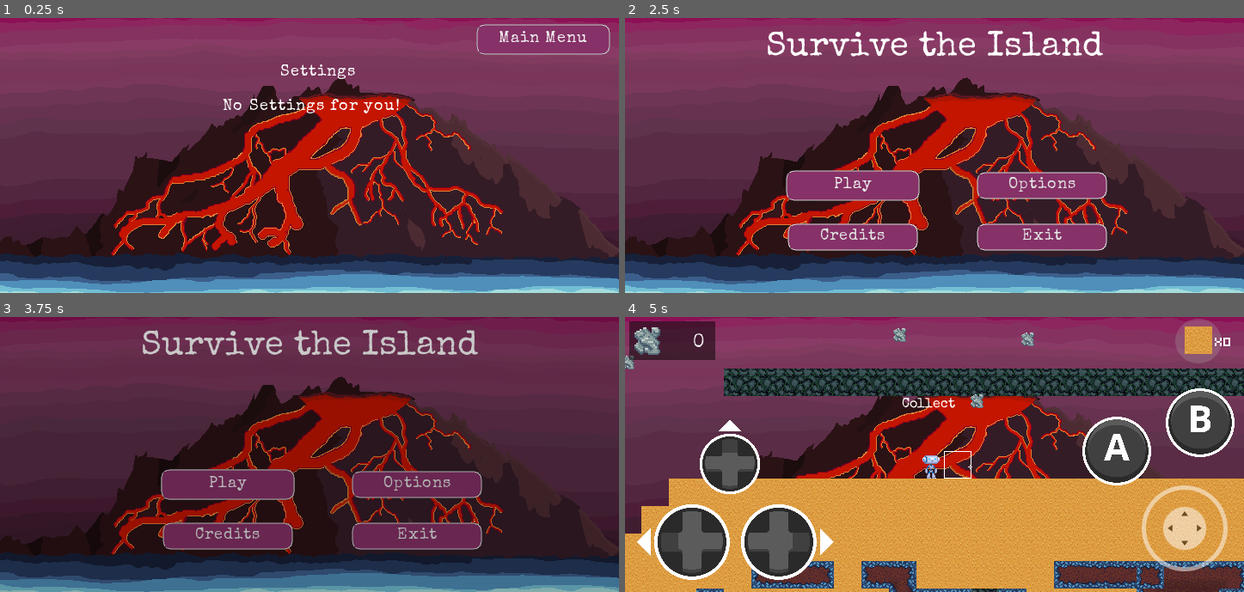
Above: before the commit, frames 1-4 (two rows, left to right).
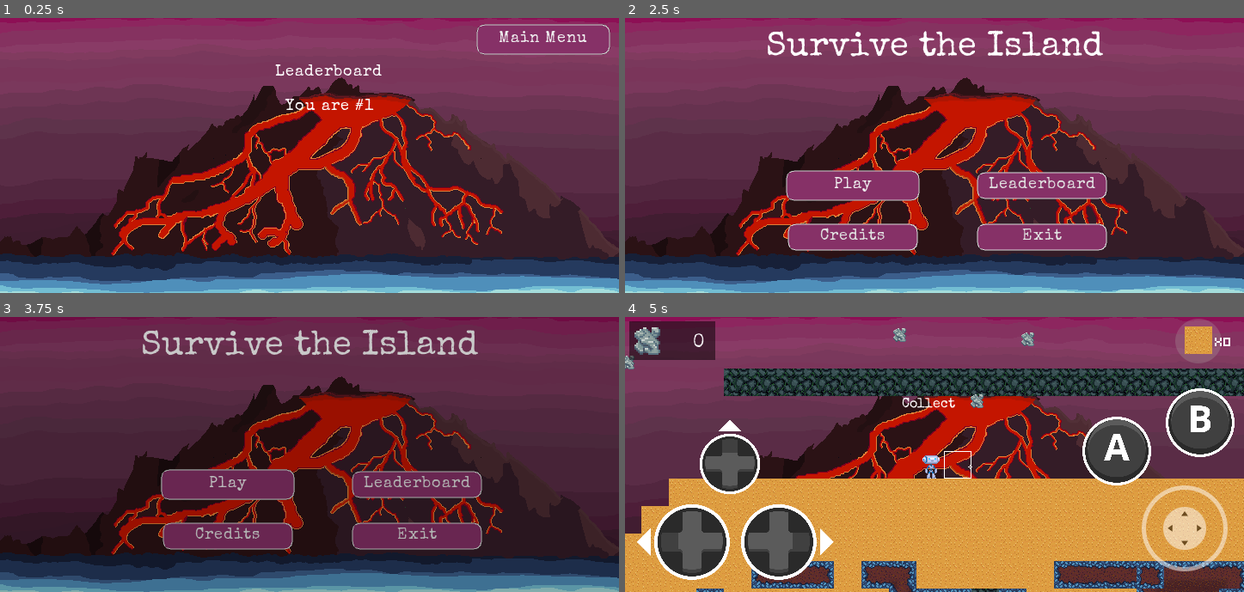
Above: after the commit, the same moments.

Repository: HaywardMorihara/SurviveTheIsland
Game: Godot game, scene res://src/UserInterface/Settings.tscn
The game is run twice, just before and just after one commit, with the same random seed, the same clock (stepped at 60 frames per second) and the same inputs. This scene is started directly instead of the project's main scene. Sound files missing from this copy of the repository are replaced by a short silence.
Inputs (mouse positions are in pixels of both pictures, inside the frame that each line leads up to):
- Up to frame 1 (0.25 s): no input
- Up to frame 2 (2.5 s): move the mouse to (1070, 141) at 0.52 s; hold D (move_right) 0.53-1.25 s; tap Mouse wheel down (cycle_block_type_down) at 0.6 s; click (1070, 141) at 0.67 s; tap W (jump) at 0.77 s; tap Mouse wheel up (cycle_block_type_up) at 0.8 s; click "Main Menu" at 1.25 s; drag from (810, 169) to (903, 210) at 2.02 s
- Up to frame 3 (3.75 s): click "Options" (after the commit: "Leaderboard") at 2.75 s; click "Play" at 3.5 s
- Up to frame 4 (5 s): click "Play" at 4.25 s

The runs differ from the first frame. In frame 1, 0.9% of the frame differs, in the area x 36-65%, y 16-35%; in frame 2, 0.3%; in frame 3, 0.3%; in frame 4, nothing differs.

Commit message:
Bugz, SFX, and Options->Leaderboard Menu

Diff:
--- a/src/Actors/Player.gd
+++ b/src/Actors/Player.gd
@@ -93,8 +93,10 @@
 
 	if Input.is_action_just_released("cycle_block_type_down"):
 		block_placer.cycle_block_type_down()
+		$CycleBlock.play()
 	if Input.is_action_just_released("cycle_block_type_up"):
 		block_placer.cycle_block_type_up()
+		$CycleBlock.play()
 	if Input.is_action_just_released("cycle_block_type_up") or Input.is_action_just_released("cycle_block_type_down"):
 		$UI.update_block_count(block_placer.current_block_type, block_placer.get_current_block_count())
 		$UI.update_block_type(block_placer.current_block_type)
@@ -110,6 +112,7 @@
 		is_shooting = block_placer.remove()
 		if is_shooting:
 			$UI/ControlsTutorial.has_picked_up_block = true
+			$BlockPickup.play()
 		$UI.update_block_count(block_placer.current_block_type, block_placer.get_current_block_count())
 
 	var animation = get_new_animation(is_shooting)
--- a/src/Actors/Player.tscn
+++ b/src/Actors/Player.tscn
@@ -1,9 +1,9 @@
-[gd_scene load_steps=67 format=2]
+[gd_scene load_steps=69 format=2]
 
 [ext_resource path="res://src/Actors/Player.gd" type="Script" id=1]
 [ext_resource path="res://assets/art/player/robot_demo.png" type="Texture" id=2]
 [ext_resource path="res://assets/audio/sfx/jump.wav" type="AudioStream" id=3]
-[ext_resource path="res://assets/audio/sfx/shoot.wav" type="AudioStream" id=4]
+[ext_resource path="res://assets/audio/sfx/BlockPlace.wav" type="AudioStream" id=4]
 [ext_resource path="res://assets/art/ui/button_xbox_dpad_light_2.png" type="Texture" id=5]
 [ext_resource path="res://assets/art/ui/button_xbox_dpad_light_4.png" type="Texture" id=6]
 [ext_resource path="res://src/Actors/Camera.gd" type="Script" id=7]
@@ -29,6 +29,8 @@
 [ext_resource path="res://addons/virutal_joystick/joystick/virtual_joystick.tscn" type="PackedScene" id=27]
 [ext_resource path="res://assets/art/coin/scrap_metal.png" type="Texture" id=28]
 [ext_resource path="res://assets/theme/fonts/SpecialElite-Regular.ttf" type="DynamicFontData" id=29]
+[ext_resource path="res://assets/audio/sfx/ItemSwitch.wav" type="AudioStream" id=30]
+[ext_resource path="res://assets/audio/sfx/BlockPickup.mp3" type="AudioStream" id=31]
 
 [sub_resource type="RectangleShape2D" id=1]
 extents = Vector2( 15, 15 )
@@ -346,6 +348,7 @@
 [node name="Shoot" type="AudioStreamPlayer2D" parent="BlockPlacement"]
 position = Vector2( -30.6589, -6.13176 )
 stream = ExtResource( 4 )
+volume_db = 20.0
 
 [node name="Cooldown" type="Timer" parent="BlockPlacement"]
 process_mode = 0
@@ -364,7 +367,7 @@
 texture = ExtResource( 2 )
 hframes = 16
 vframes = 2
-frame = 16
+frame = 22
 
 [node name="MouseAimer" type="Node2D" parent="."]
 position = Vector2( 0, -14 )
@@ -538,17 +541,18 @@
 [node name="JumpKey" type="AnimatedSprite" parent="UI/ControlsTutorial/MovementKeys"]
 position = Vector2( 358, 73 )
 frames = SubResource( 14 )
+frame = 1
 playing = true
 
 [node name="LeftMoveKey" type="AnimatedSprite" parent="UI/ControlsTutorial/MovementKeys"]
 position = Vector2( 324, 101 )
 frames = SubResource( 20 )
-frame = 1
 playing = true
 
 [node name="RightMoveKey" type="AnimatedSprite" parent="UI/ControlsTutorial/MovementKeys"]
 position = Vector2( 391, 101 )
 frames = SubResource( 23 )
+frame = 1
 playing = true
 
 [node name="MouseAim" type="Control" parent="UI/ControlsTutorial"]
@@ -589,6 +593,7 @@
 [node name="AnimatedSprite" type="AnimatedSprite" parent="UI/ControlsTutorial/MouseRightClick"]
 position = Vector2( 68, 54 )
 frames = SubResource( 28 )
+frame = 1
 playing = true
 
 [node name="MouseLeftClick" type="Control" parent="UI/ControlsTutorial"]
@@ -609,7 +614,6 @@
 [node name="AnimatedSprite" type="AnimatedSprite" parent="UI/ControlsTutorial/MouseLeftClick"]
 position = Vector2( 43, 45 )
 frames = SubResource( 32 )
-frame = 1
 playing = true
 
 [node name="MouseScroll" type="Control" parent="UI/ControlsTutorial"]
@@ -630,8 +634,14 @@
 [node name="AnimatedSprite" type="AnimatedSprite" parent="UI/ControlsTutorial/MouseScroll"]
 position = Vector2( 331, 79 )
 frames = SubResource( 36 )
-frame = 1
 playing = true
+
+[node name="CycleBlock" type="AudioStreamPlayer" parent="."]
+stream = ExtResource( 30 )
+
+[node name="BlockPickup" type="AudioStreamPlayer" parent="."]
+stream = ExtResource( 31 )
+volume_db = 3.0
 
 [connection signal="block_placed" from="BlockPlacement" to="." method="_on_BlockPlacement_block_placed"]
 [connection signal="timeout" from="UI/CollectShipPartsTutorial/Timer" to="." method="_on_CollectTutorialTimer_timeout"]
--- a/src/Level/Level.tscn
+++ b/src/Level/Level.tscn
@@ -27,6 +27,7 @@
 
 [node name="Music" type="AudioStreamPlayer" parent="."]
 stream = ExtResource( 8 )
+volume_db = -20.0
 autoplay = true
 script = ExtResource( 9 )
 
--- a/src/Objects/Coin.tscn
+++ b/src/Objects/Coin.tscn
@@ -68,7 +68,7 @@
 "times": PoolRealArray( 0 ),
 "transitions": PoolRealArray( 1 ),
 "update": 1,
-"values": [ false ]
+"values": [ true ]
 }
 tracks/5/type = "value"
 tracks/5/path = NodePath("Sprite:position")
@@ -83,65 +83,11 @@
 "values": [ Vector2( 0, 0 ), Vector2( 0, -42 ) ]
 }
 
-[sub_resource type="Animation" id=2]
-length = 1.5
-loop = true
-step = 0.25
-tracks/0/type = "value"
-tracks/0/path = NodePath("Sprite:frame")
-tracks/0/interp = 1
-tracks/0/loop_wrap = true
-tracks/0/imported = false
-tracks/0/enabled = true
-tracks/0/keys = {
-"times": PoolRealArray( 0, 0.25, 0.5, 0.75, 1, 1.25, 1.5 ),
-"transitions": PoolRealArray( 1, 1, 1, 1, 1, 1, 1 ),
-"update": 1,
-"values": [ 0, 1, 2, 3, 2, 1, 0 ]
-}
-tracks/1/type = "value"
-tracks/1/path = NodePath("Sprite:position")
-tracks/1/interp = 1
-tracks/1/loop_wrap = true
-tracks/1/imported = false
-tracks/1/enabled = true
-tracks/1/keys = {
-"times": PoolRealArray( 0 ),
-"transitions": PoolRealArray( 1 ),
-"update": 2,
-"values": [ Vector2( 0, 0 ) ]
-}
-tracks/2/type = "value"
-tracks/2/path = NodePath("Sprite:self_modulate")
-tracks/2/interp = 1
-tracks/2/loop_wrap = true
-tracks/2/imported = false
-tracks/2/enabled = true
-tracks/2/keys = {
-"times": PoolRealArray( 0 ),
-"transitions": PoolRealArray( 1 ),
-"update": 2,
-"values": [ Color( 1, 1, 1, 1 ) ]
-}
-tracks/3/type = "value"
-tracks/3/path = NodePath(".:monitoring")
-tracks/3/interp = 1
-tracks/3/loop_wrap = true
-tracks/3/imported = false
-tracks/3/enabled = true
-tracks/3/keys = {
-"times": PoolRealArray( 0 ),
-"transitions": PoolRealArray( 1 ),
-"update": 2,
-"values": [ true ]
-}
-
 [sub_resource type="CircleShape2D" id=3]
 radius = 5.0
 
 [node name="Coin" type="Area2D"]
 collision_layer = 0
-monitoring = false
 monitorable = false
 script = ExtResource( 4 )
 
@@ -149,10 +95,8 @@
 texture = ExtResource( 1 )
 
 [node name="AnimationPlayer" type="AnimationPlayer" parent="."]
-autoplay = "spinning"
 playback_speed = 1.5
 anims/picked = SubResource( 1 )
-anims/spinning = SubResource( 2 )
 
 [node name="CollisionShape2D" type="CollisionShape2D" parent="."]
 shape = SubResource( 3 )
--- a/src/UserInterface/MainMenu.tscn
+++ b/src/UserInterface/MainMenu.tscn
@@ -31,13 +31,13 @@
 margin_top = 180.0
 margin_right = 340.0
 margin_bottom = 210.0
-focus_neighbour_right = NodePath("../Options")
+focus_neighbour_right = NodePath("../Leaderboard")
 focus_neighbour_bottom = NodePath("../Credits")
 theme = ExtResource( 4 )
 action_mode = 0
 text = "Play"
 
-[node name="Options" type="Button" parent="."]
+[node name="Leaderboard" type="Button" parent="."]
 margin_left = 410.0
 margin_top = 180.0
 margin_right = 560.0
@@ -46,7 +46,7 @@
 focus_neighbour_bottom = NodePath("../Exit")
 theme = ExtResource( 4 )
 action_mode = 0
-text = "Options"
+text = "Leaderboard"
 expand_icon = true
 
 [node name="Credits" type="Button" parent="."]
@@ -67,7 +67,7 @@
 margin_right = 560.0
 margin_bottom = 270.0
 focus_neighbour_left = NodePath("../Credits")
-focus_neighbour_top = NodePath("../Options")
+focus_neighbour_top = NodePath("../Leaderboard")
 theme = ExtResource( 4 )
 action_mode = 0
 text = "Exit"
@@ -90,6 +90,6 @@
 align = 1
 
 [connection signal="pressed" from="Play" to="." method="_on_Play_pressed"]
-[connection signal="pressed" from="Options" to="." method="_on_Options_pressed"]
+[connection signal="pressed" from="Leaderboard" to="." method="_on_Options_pressed"]
 [connection signal="pressed" from="Credits" to="." method="_on_Credits_pressed"]
 [connection signal="pressed" from="Exit" to="." method="_on_Exit_pressed"]
--- a/src/UserInterface/Settings.tscn
+++ b/src/UserInterface/Settings.tscn
@@ -6,7 +6,7 @@
 [ext_resource path="res://assets/theme/STI_Theme.tres" type="Theme" id=4]
 [ext_resource path="res://assets/audio/music/Gulls.wav" type="AudioStream" id=5]
 
-[node name="Settings" type="Control"]
+[node name="Leaderboard" type="Control"]
 anchor_right = 1.0
 anchor_bottom = 1.0
 script = ExtResource( 3 )
@@ -25,9 +25,9 @@
 margin_right = 151.0
 margin_bottom = 0.5
 theme = ExtResource( 4 )
-text = "           Settings
+text = "          Leaderboard
 
-No Settings for you!"
+		    You are #1"
 
 [node name="Transition" parent="." instance=ExtResource( 1 )]
 
--- a/src/Weather/LavaPiece.tscn
+++ b/src/Weather/LavaPiece.tscn
@@ -1,7 +1,8 @@
-[gd_scene load_steps=12 format=2]
+[gd_scene load_steps=13 format=2]
 
 [ext_resource path="res://assets/art/weather/falling_fire.png" type="Texture" id=1]
 [ext_resource path="res://src/Weather/LavaPiece.gd" type="Script" id=2]
+[ext_resource path="res://assets/audio/sfx/Impact.wav" type="AudioStream" id=3]
 
 [sub_resource type="AtlasTexture" id=2]
 atlas = ExtResource( 1 )
@@ -53,10 +54,14 @@
 
 [node name="AnimatedSprite" type="AnimatedSprite" parent="."]
 frames = SubResource( 9 )
-frame = 1
+frame = 3
 playing = true
 
 [node name="CollisionShape2D" type="CollisionShape2D" parent="."]
 shape = SubResource( 1 )
 
+[node name="Impact" type="AudioStreamPlayer2D" parent="."]
+stream = ExtResource( 3 )
+volume_db = 20.0
+
 [connection signal="body_entered" from="." to="." method="_on_RigidBody2D_body_entered"]
Not shown, added: assets/audio/sfx/BlockPickup.mp3.import
Not shown, added: assets/audio/sfx/BlockPlace.wav.import
Not shown, added: assets/audio/sfx/Impact.wav.import
Not shown, added: assets/audio/sfx/ItemSwitch.wav.import
Not shown: 1 places in src/Objects/Coin.tscn that only renumber resources
Not shown, added: assets/audio/sfx/BlockPickup.mp3
Not shown, added: assets/audio/sfx/BlockPlace.wav
Not shown, added: assets/audio/sfx/Impact.wav
Not shown, added: assets/audio/sfx/ItemSwitch.wav
